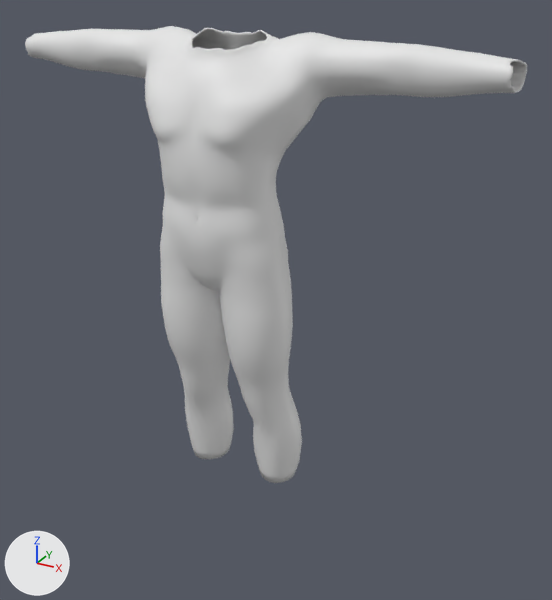
The glTF model assets/models/outfit/TR_Male_Robe.glb as it was, and as the next commit left it.
Before and after are seen from a 50 mm camera at (1.043, -1.591, 1.644) aimed at (0.112, 0.1, 0.798). The lights are fixed; the arrows at lower left show +X, +Y and +Z. The first picture is the older version. Vertices at exactly the same position are counted once.

Names of what the first picture shows: 'Robe'.
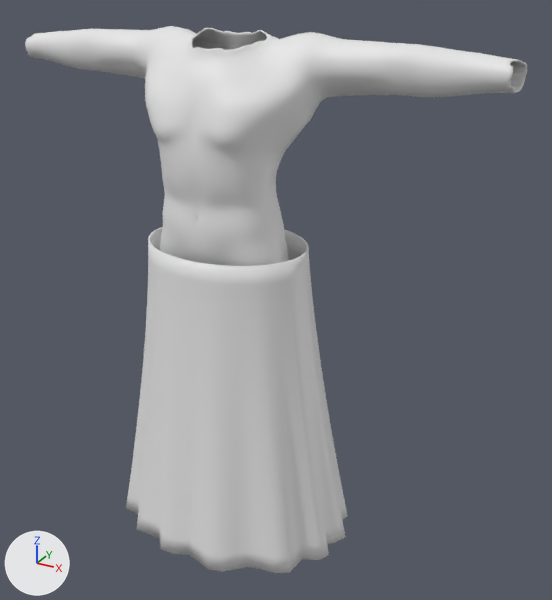
What differs and where, as boxes (x1, y1, x2, y2) in the pictures (552 x 600 px):
'Robe', reshaped (20% taller)
    before: (25, 26, 527, 483)
    after: (25, 26, 527, 573)
part 1 of me_robe_002, added
    after: (126, 227, 348, 573)
part 2 of me_robe_002, built on
    before: (161, 258, 302, 483)

What the commit changed:
me_robe_002 is used by ob_robe; location (0.0, 0.0, 0.0).
me_robe_002 had 7206 vertices, 14424 faces and spanned x -0.697..0.697, y -0.113..0.185, z 0.232..1.5.
me_robe_002 now has 9654 vertices, 19320 faces and spans x -0.697..0.697, y -0.235..0.316, z 0.103..1.5.
me_robe_002 part 1: a new loose piece of 2128 vertices spanning x -0.364..0.363, y -0.235..0.316, z 0.103..0.969, in mat_g_cloth_wool (white #e7e7e7).
me_robe_002 part 2: 3 vertices moved within x -0.052..0.052, y -0.066..-0.053, z 0.868..0.901; 2005 vertices removed from x -0.193..0.193, y -0.076..0.169, z 0.232..0.908; 207 vertices added at x -0.183..0.183, y -0.076..0.142, z 0.844..0.908.
Other edits to the shape of me_robe_002 do not show in these pictures.
